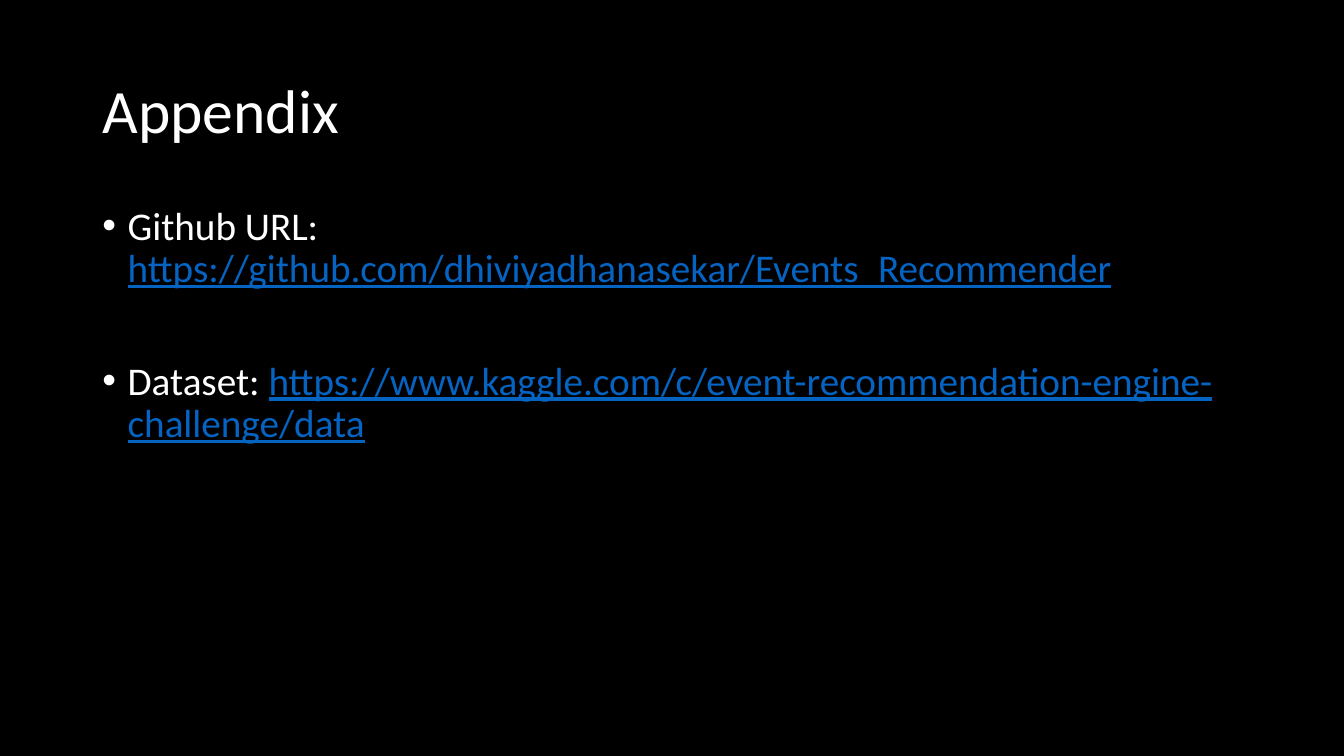
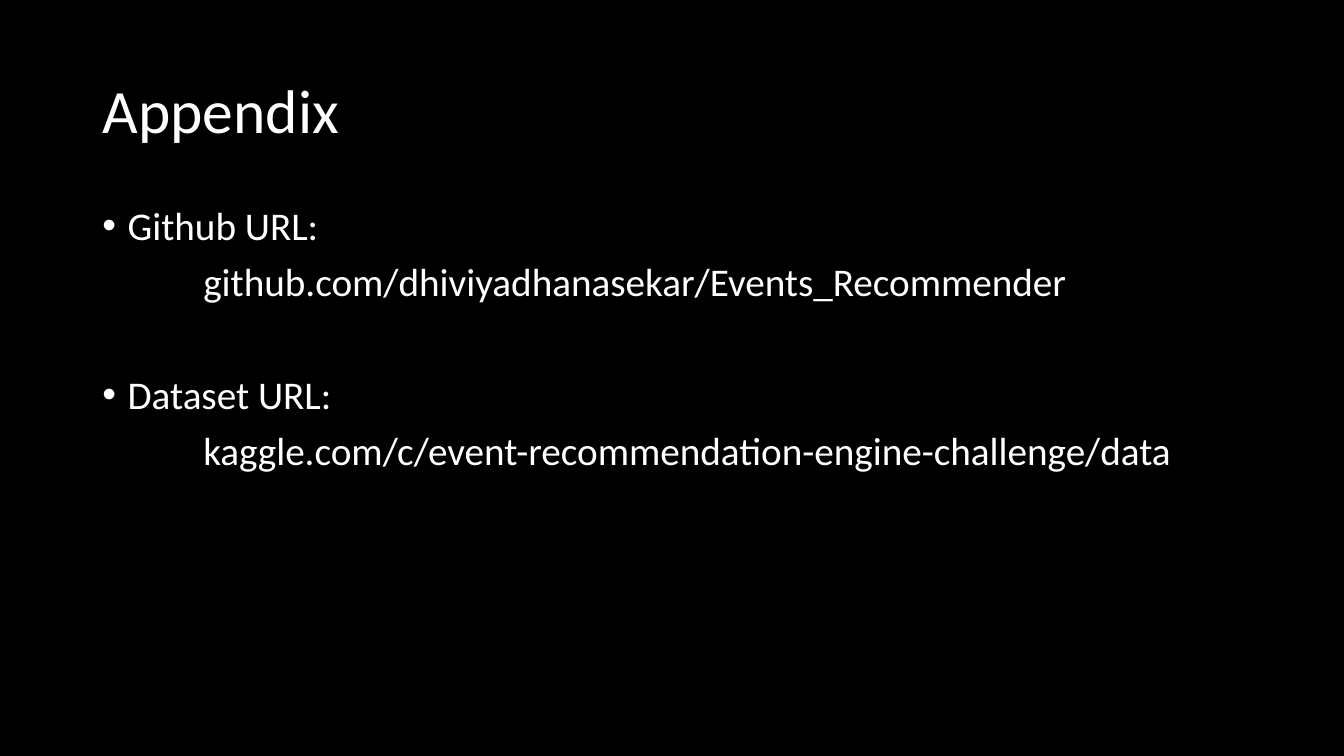
Before and after one commit to dhiviyadhanasekar/Events_Recommender, a slide deck: slide 10 of Big Data Project.pptx. Drawn at 1344x756 pixels with LibreOffice and Linux fonts; fonts in the diff are those of the drawing. Boxes give left, top, right and bottom in pixels: in the first picture for what was removed or moved away, otherwise in the second. Text is boxed around its words. In the diff, an @@ line names an element or a change of style, - is before the commit and + after.

Commit message:
updated presentation

```diff
--- a/Big Data Project.pptx
+++ b/Big Data Project.pptx
@@ text at [128,212,1170,472]: text changed; text colour #0563C1 to #FFFFFF @@
-• Github URL: https://github.com/dhiviyadhanasekar/Events_Recommender
-• Dataset: https://www.kaggle.com/c/event-recommendation-engine-challenge/data
+• Github URL:
+github.com/dhiviyadhanasekar/Events_Recommender
+• Dataset URL:
+kaggle.com/c/event-recommendation-engine-challenge/data
```
Also in this commit, not shown: 1 other slide changed.
